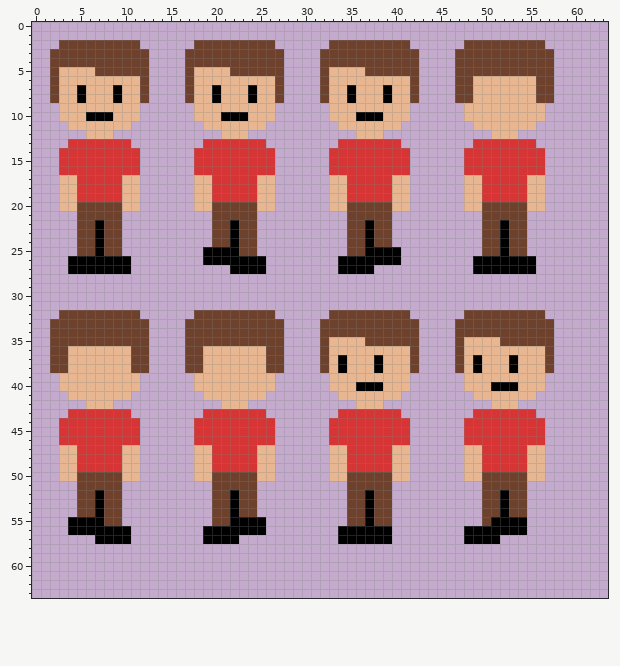
Pixel-art sprite, stored at images/player-sheet0.png. The picture above was drawn from the file before the commit.
The file is 64x64 pixels.
The result:
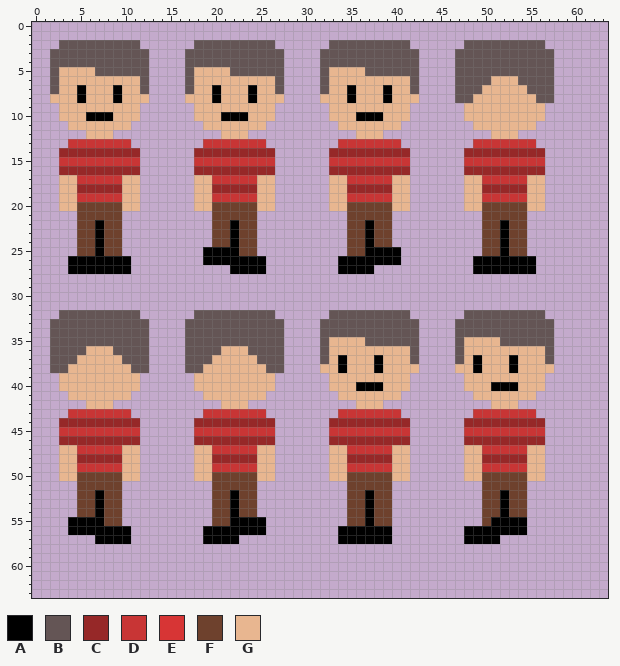
Palette (. is transparent): A #000000  B #645555  C #962828  D #c83535  E #d73535  F #6e412d  G #e8b690
The exact change:
@@ x 0..63 @@
  1 ................................................................
- 2 ...FFFFFFFFF......FFFFFFFFF......FFFFFFFFF......FFFFFFFFF.......
- 3 ..FFFFFFFFFFF....FFFFFFFFFFF....FFFFFFFFFFF....FFFFFFFFFFF......
- 4 ..FFFFFFFFFFF....FFFFFFFFFFF....FFFFFFFFFFF....FFFFFFFFFFF......
- 5 ..FGGGGFFFFFF....FGGGGFFFFFF....FGGGGFFFFFF....FFFFFFFFFFF......
- 6 ..FGGGGGGGGGF....FGGGGGGGGGF....FGGGGGGGGGF....FFGGGGGGGFF......
- 7 ..FGGAGGGAGGF....FGGAGGGAGGF....FGGAGGGAGGF....FFGGGGGGGFF......
- 8 ..FGGAGGGAGGF....FGGAGGGAGGF....FGGAGGGAGGF....FFGGGGGGGFF......
+ 2 ...BBBBBBBBB......BBBBBBBBB......BBBBBBBBB......BBBBBBBBB.......
+ 3 ..BBBBBBBBBBB....BBBBBBBBBBB....BBBBBBBBBBB....BBBBBBBBBBB......
+ 4 ..BBBBBBBBBBB....BBBBBBBBBBB....BBBBBBBBBBB....BBBBBBBBBBB......
+ 5 ..BGGGGBBBBBB....BGGGGBBBBBB....BGGGGBBBBBB....BBBBBBBBBBB......
+ 6 ..BGGGGGGGGGB....BGGGGGGGGGB....BGGGGGGGGGB....BBBBGGGBBBB......
+ 7 ..BGGAGGGAGGB....BGGAGGGAGGB....BGGAGGGAGGB....BBBGGGGGBBB......
+ 8 ..GGGAGGGAGGG....GGGAGGGAGGG....GGGAGGGAGGG....BBGGGGGGGBB......
  9 ...GGGGGGGGG......GGGGGGGGG......GGGGGGGGG......GGGGGGGGG.......
@@ x 0..63 @@
 12 ......GGG............GGG............GGG............GGG..........
-13 ....EEEEEEE........EEEEEEE........EEEEEEE........EEEEEEE........
-14 ...EEEEEEEEE......EEEEEEEEE......EEEEEEEEE......EEEEEEEEE.......
-15 ...EEEEEEEEE......EEEEEEEEE......EEEEEEEEE......EEEEEEEEE.......
-16 ...EEEEEEEEE......EEEEEEEEE......EEEEEEEEE......EEEEEEEEE.......
-17 ...GGEEEEEGG......GGEEEEEGG......GGEEEEEGG......GGEEEEEGG.......
-18 ...GGEEEEEGG......GGEEEEEGG......GGEEEEEGG......GGEEEEEGG.......
-19 ...GGEEEEEGG......GGEEEEEGG......GGEEEEEGG......GGEEEEEGG.......
+13 ....DDDDDDD........DDDDDDD........DDDDDDD........DDDDDDD........
+14 ...CCCCCCCCC......CCCCCCCCC......CCCCCCCCC......CCCCCCCCC.......
+15 ...DDDDDDDDD......DDDDDDDDD......DDDDDDDDD......DDDDDDDDD.......
+16 ...CCCCCCCCC......CCCCCCCCC......CCCCCCCCC......CCCCCCCCC.......
+17 ...GGDDDDDGG......GGDDDDDGG......GGDDDDDGG......GGDDDDDGG.......
+18 ...GGCCCCCGG......GGCCCCCGG......GGCCCCCGG......GGCCCCCGG.......
+19 ...GGDDDDDGG......GGDDDDDGG......GGDDDDDGG......GGDDDDDGG.......
 20 ...GGFFFFFGG......GGFFFFFGG......GGFFFFFGG......GGFFFFFGG.......
@@ x 0..63 @@
 31 ................................................................
-32 ...FFFFFFFFF......FFFFFFFFF......FFFFFFFFF......FFFFFFFFF.......
-33 ..FFFFFFFFFFF....FFFFFFFFFFF....FFFFFFFFFFF....FFFFFFFFFFF......
-34 ..FFFFFFFFFFF....FFFFFFFFFFF....FFFFFFFFFFF....FFFFFFFFFFF......
-35 ..FFFFFFFFFFF....FFFFFFFFFFF....FGGGGFFFFFF....FGGGGFFFFFF......
-36 ..FFGGGGGGGFF....FFGGGGGGGFF....FGGGGGGGGGF....FGGGGGGGGGF......
-37 ..FFGGGGGGGFF....FFGGGGGGGFF....FGAGGGAGGGF....FGAGGGAGGGF......
-38 ..FFGGGGGGGFF....FFGGGGGGGFF....FGAGGGAGGGF....FGAGGGAGGGF......
+32 ...BBBBBBBBB......BBBBBBBBB......BBBBBBBBB......BBBBBBBBB.......
+33 ..BBBBBBBBBBB....BBBBBBBBBBB....BBBBBBBBBBB....BBBBBBBBBBB......
+34 ..BBBBBBBBBBB....BBBBBBBBBBB....BBBBBBBBBBB....BBBBBBBBBBB......
+35 ..BBBBBBBBBBB....BBBBBBBBBBB....BGGGGBBBBBB....BGGGGBBBBBB......
+36 ..BBBBGGGBBBB....BBBBGGGBBBB....BGGGGGGGGGB....BGGGGGGGGGB......
+37 ..BBBGGGGGBBB....BBBGGGGGBBB....BGAGGGAGGGB....BGAGGGAGGGB......
+38 ..BBGGGGGGGBB....BBGGGGGGGBB....GGAGGGAGGGG....GGAGGGAGGGG......
 39 ...GGGGGGGGG......GGGGGGGGG......GGGGGGGGG......GGGGGGGGG.......
@@ x 0..63 @@
 42 ......GGG............GGG............GGG............GGG..........
-43 ....EEEEEEE........EEEEEEE........EEEEEEE........EEEEEEE........
-44 ...EEEEEEEEE......EEEEEEEEE......EEEEEEEEE......EEEEEEEEE.......
-45 ...EEEEEEEEE......EEEEEEEEE......EEEEEEEEE......EEEEEEEEE.......
-46 ...EEEEEEEEE......EEEEEEEEE......EEEEEEEEE......EEEEEEEEE.......
-47 ...GGEEEEEGG......GGEEEEEGG......GGEEEEEGG......GGEEEEEGG.......
-48 ...GGEEEEEGG......GGEEEEEGG......GGEEEEEGG......GGEEEEEGG.......
-49 ...GGEEEEEGG......GGEEEEEGG......GGEEEEEGG......GGEEEEEGG.......
+43 ....DDDDDDD........DDDDDDD........DDDDDDD........DDDDDDD........
+44 ...CCCCCCCCC......CCCCCCCCC......CCCCCCCCC......CCCCCCCCC.......
+45 ...DDDDDDDDD......DDDDDDDDD......DDDDDDDDD......DDDDDDDDD.......
+46 ...CCCCCCCCC......CCCCCCCCC......CCCCCCCCC......CCCCCCCCC.......
+47 ...GGDDDDDGG......GGDDDDDGG......GGDDDDDGG......GGDDDDDGG.......
+48 ...GGCCCCCGG......GGCCCCCGG......GGCCCCCGG......GGCCCCCGG.......
+49 ...GGDDDDDGG......GGDDDDDGG......GGDDDDDGG......GGDDDDDGG.......
 50 ...GGFFFFFGG......GGFFFFFGG......GGFFFFFGG......GGFFFFFGG.......
